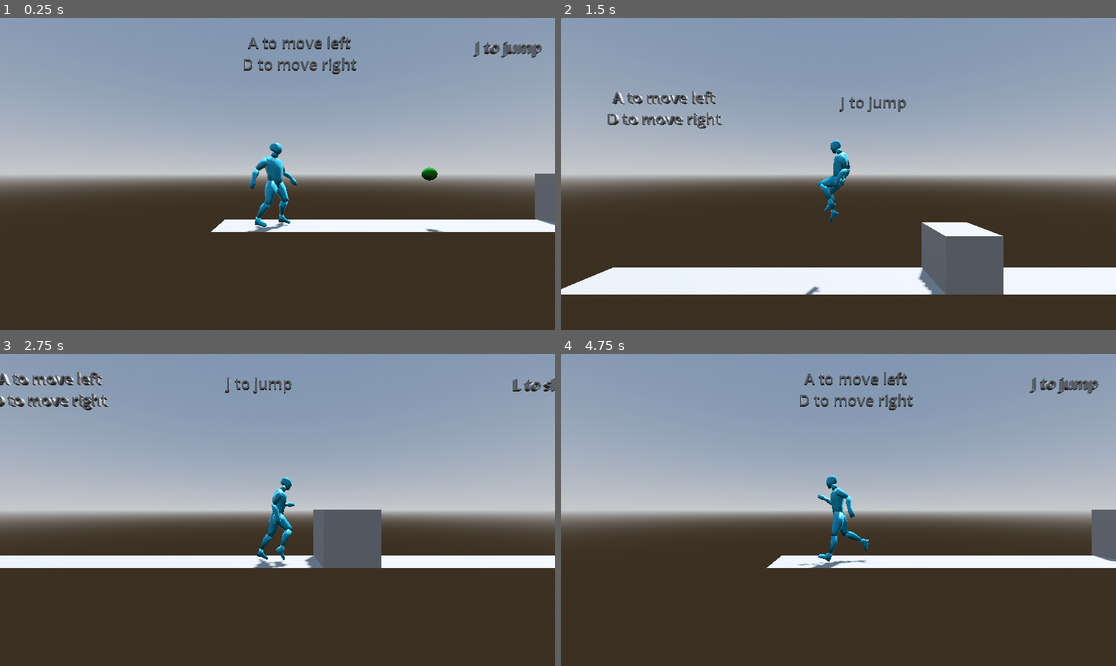
Above: before the commit, frames 1-4 (two rows, left to right).
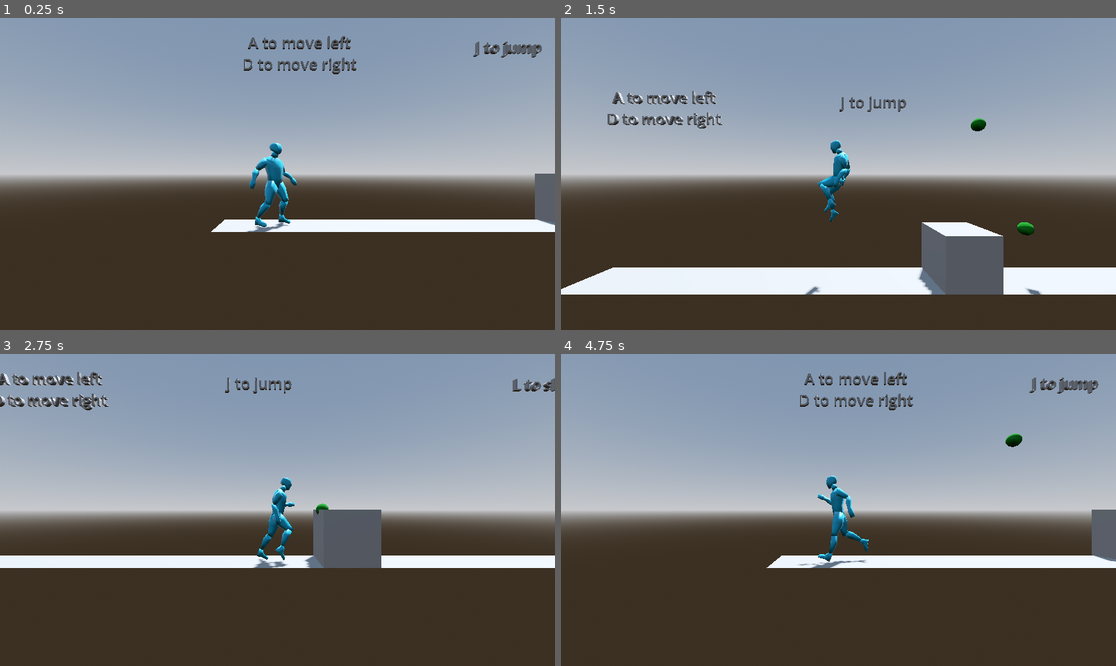
Above: after the commit, the same moments.

Repository: MeiirimZh/burning_forest_prototype
Game: Godot game, scene res://levels/world.tscn
The game is run twice, just before and just after one commit, with the same random seed, the same clock (stepped at 60 frames per second) and the same inputs. The project has no main scene, so this scene is started directly.
Inputs:
- Up to frame 1 (0.25 s): no input
- Up to frame 2 (1.5 s): hold D (right) 0.53-1.28 s; tap K (attack) at 0.6, 1.35 s; tap J (jump) at 0.77 s; hold A (left) from 1.28 s (still down)
- Up to frame 3 (2.75 s): tap J (jump) at 1.52 s; release A (left) at 2.03 s; hold D (right) from 2.03 s (still down); tap L (slide) at 2.1 s; tap K (attack) at 2.3 s
- Up to frame 4 (4.75 s): tap K (attack) at 2.85, 3.6, 4.55 s; tap J (jump) at 3.02, 3.77, 4.52 s; release D (right) at 3.53 s; hold A (left) from 3.53 s (still down); tap L (slide) at 4.35 s

The runs differ from the first frame. In frame 1, 0.1% of the frame differs, in the area x 75-80%, y 47-69%; in frame 2, 0.2%, in the area x 73-87%, y 32-89%; in frame 3, less than 0.1%; in frame 4, 0.1%.

Commit message:
Added an attack

Diff:
--- a/levels/world.tscn
+++ b/levels/world.tscn
@@ -1,7 +1,6 @@
-[gd_scene load_steps=13 format=3 uid="uid://b7tpk1lt4xo34"]
+[gd_scene load_steps=12 format=3 uid="uid://b7tpk1lt4xo34"]
 
 [ext_resource type="PackedScene" uid="uid://ck1rkve1atrlh" path="res://scenes/spirit.tscn" id="1_1hhqs"]
-[ext_resource type="PackedScene" uid="uid://cjtptxy7jkotn" path="res://scenes/spirit_projectile.tscn" id="2_584yj"]
 
 [sub_resource type="ProceduralSkyMaterial" id="ProceduralSkyMaterial_sgncv"]
 sky_horizon_color = Color(0.64625, 0.65575, 0.67075, 1)
@@ -95,6 +94,3 @@
 
 [node name="MeshInstance3D" type="MeshInstance3D" parent="TutorialText3"]
 mesh = SubResource("TextMesh_kva5i")
-
-[node name="SpiritProjectile" parent="." instance=ExtResource("2_584yj")]
-transform = Transform3D(1, 0, 0, 0, 1, 0, 0, 0, 1, -7.60787, 1, 0)
--- a/scripts/spirit.gd
+++ b/scripts/spirit.gd
@@ -6,6 +6,9 @@
 @onready var slide_timer = $SlideTimer
 @onready var slide_cooldown_timer = $SlideCooldownTimer
 @onready var collision_shape = $CollisionShape3D
+
+# Scenes
+@export var projectile_scene : PackedScene = preload("res://scenes/spirit_projectile.tscn")
 
 # Physics variables
 @export var speed := 7.0
@@ -33,8 +36,20 @@
 	else:
 		state = "l_idle"
 
+func spawn_projectile():
+	var projectile_instance = projectile_scene.instantiate()
+	var spawn_position = self.global_position + Vector3(1, 1, 0)
+
+	projectile_instance.position = spawn_position
+
+	get_tree().current_scene.add_child(projectile_instance)
+
 func _physics_process(_delta) -> void:
 	var direction = 0
+
+	# Attack
+	if Input.is_action_just_pressed("attack"):
+		spawn_projectile()
 
 	# Check the state and play the corresponding animation
 	if state == "r_idle":
--- a/scripts/spirit_projectile.gd
+++ b/scripts/spirit_projectile.gd
@@ -3,5 +3,5 @@
 # Physics variables
 @export var speed := 7.0
 
-func _process(delta: float) -> void:
+func _physics_process(delta: float) -> void:
 	position.x += speed * delta
